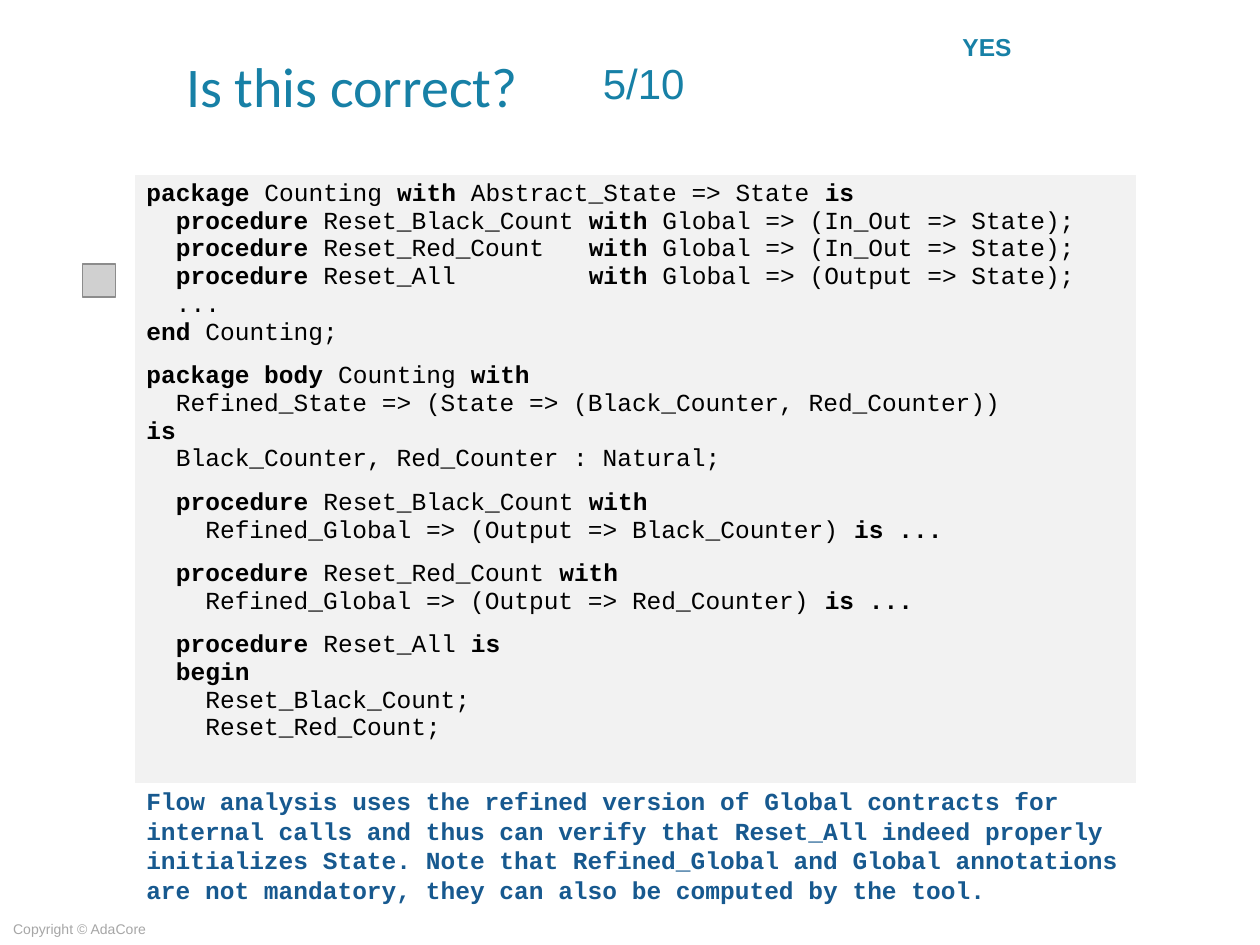
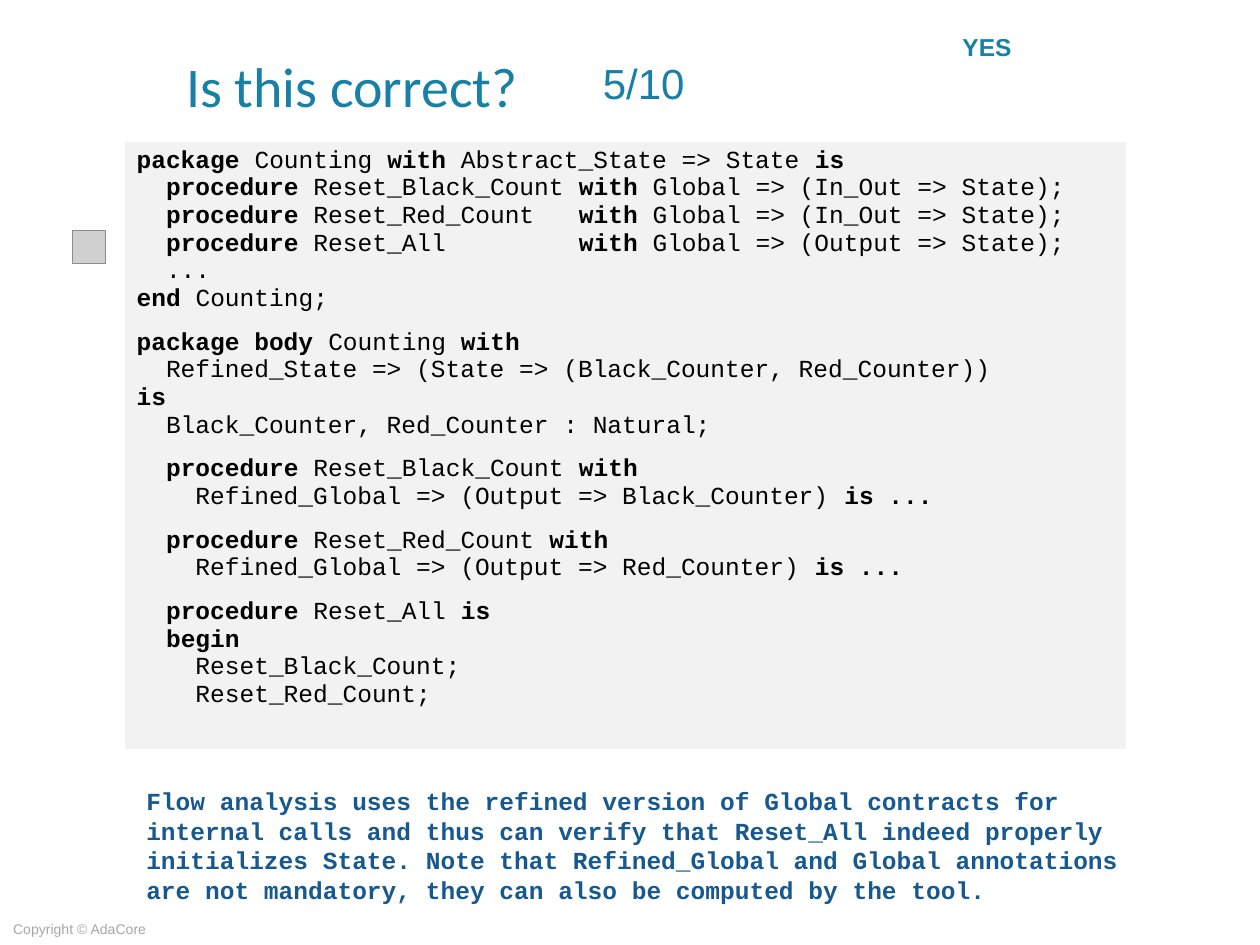
Before and after one commit to AdaCoreU/Courses, a slide deck: slide 26 of lectures/06_SPARK_2014/04_State_Abstraction/Slides/04_State_Abstraction.ppt. Drawn at 1260x945 pixels with LibreOffice and Linux fonts; fonts in the diff are those of the drawing; grey boxes stand for pictures; background and template pictures are left out. Boxes give left, top, right and bottom in pixels: in the first picture for what was removed or moved away, otherwise in the second. Text is boxed around its words. In the diff, an @@ line names an element or a change of style, - is before the commit and + after.

```diff
--- a/lectures/06_SPARK_2014/04_State_Abstraction/Slides/04_State_Abstraction.ppt
+++ b/lectures/06_SPARK_2014/04_State_Abstraction/Slides/04_State_Abstraction.ppt
@@ table: place and size @@
-table at box(134, 175, 1135, 784)
+table at box(123, 141, 1125, 750)
@@ picture: place and size @@
-picture at box(82, 265, 115, 297)
+picture at box(73, 231, 106, 263)
```
Also in this commit, not shown: 6 other slides changed, 4 other files.
